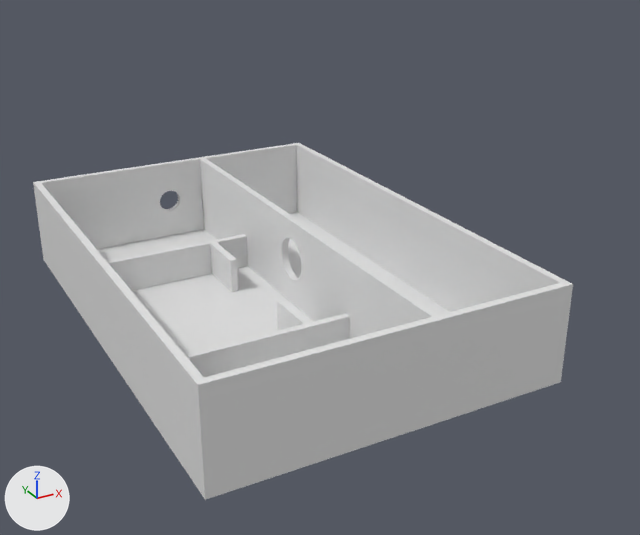
What one commit did to the Blender file resources/case/base.blend.
Both versions are drawn from a camera (50 mm lens) standing at (-94.0, -202.0, 111.0) and looking at (19.0, 2.0, 8.0). The axes (+X, +Y, +Z) are drawn at lower left. The lights are the same throughout.

The scene before the commit, as lines of its bpy script (objects in view):
```python
me_cube = bpy.data.meshes.new('Cube')
me_cube.from_pydata(...)  # 240 vertices, 159 faces; spans x -45.5..46.4, y -68.0..68.0, z -0.5..25.5
me_cube.materials.append(mat_material)  # white #e7e7e7
ob_cube = bpy.data.objects.new('Cube', me_cube)
ob_cube.location = (0.0, 0.0, 0.0)
```
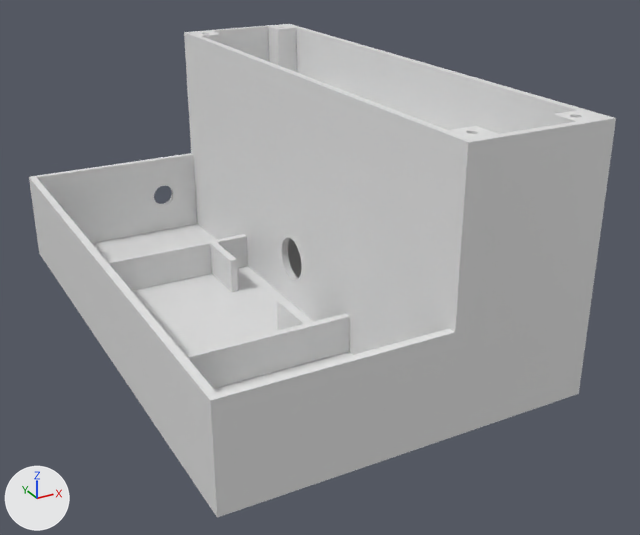
Pixel boxes (x1, y1, x2, y2) of what changed, in the pictures (640 x 535 px):
'Cube', reshaped (9% wider, 38% taller): before (33, 143, 573, 500); after (29, 24, 616, 518)
'Cube.002', added: after (268, 25, 297, 72)
'Cube.003', added: after (552, 110, 600, 125)
'Cube.005', added: after (449, 126, 498, 138)
'Cube.004', added: after (194, 31, 221, 43)

Edits to the bpy script that builds the scene:
```text
Change me_cube:
    used by ob_cube; location = (0.0, 0.0, 0.0)
    remove me_cube.from_pydata(...)  # 240 vertices, 159 faces; spans x -45.5..46.4, y -68.0..68.0, z -0.5..25.5
    add me_cube.from_pydata(...)  # 363 vertices, 280 faces; spans x -45.5..46.4, y -74.0..74.0, z -0.5..65.6
    me_cube part 1
    2 vertices are removed from x 10.5, y 66.0..68.0, z 25.5
    20 faces are deleted
    87 vertices in x -45.5..46.4, y 66.0..68.0, z -0.5..25.5 move by (0.0, 6.0, 0.0)
    24 vertices in x -45.5..46.4, y -68.0..-66.0, z -0.5..25.5 move by (0.0, -6.0, 0.0)
    1 vertex moves from x 10.5, y -68.0, z 25.5 to x 10.5, y -72.0, z 25.5
    23 vertices are added at x 8.5..46.4, y -74.0..74.0, z 25.5..65.6
    21 new vertices lie (0.0, 0.0, 21.1) away from vertices in x 8.5..46.4, y -74.0..74.0, z 25.5
    20 new vertices lie (0.0, 0.0, 2.0) away from vertices in x 8.5..46.4, y -74.0..74.0, z 46.6
    20 new vertices lie (0.0, 0.0, 17.0) away from vertices in x 8.5..46.4, y -74.0..74.0, z 48.6
    15 new vertices lie (-34.0, 0.0, 0.0) away from vertices in x 44.5, y -74.0..74.0, z 25.5..65.6
    21 new vertices lie (-2.0, 0.0, 0.0) away from vertices in x 10.5, y -74.0..74.0, z 0.5..65.6
    5 new vertices lie (-34.2, 0.0, 0.0) away from vertices in x 44.5, y -72.0..72.0, z 46.6..48.6
    141 new faces join them
Add me_cube_007:
    me_cube_007.from_pydata(...)  # 368 vertices, 512 faces; spans x -3.5..3.5, y -3.5..3.5, z -15.9..4.3
Add ob_cube_005:
    ob_cube_005 = bpy.data.objects.new('Cube.005', me_cube_007)
    ob_cube_005.location = (13.9, -68.5, 62.0)
    ob_cube_005.scale = (1.0, 1.0, 0.842)
Add ob_cube_004:
    ob_cube_004 = bpy.data.objects.new('Cube.004', me_cube_007.copy())
    ob_cube_004.location = (14.0, 68.5, 62.0)
    ob_cube_004.scale = (1.0, 1.0, 0.842)
Add ob_cube_003:
    ob_cube_003 = bpy.data.objects.new('Cube.003', me_cube_007.copy())
    ob_cube_003.location = (41.0, -68.5, 62.0)
    ob_cube_003.scale = (1.0, 1.0, 0.842)
Add ob_cube_002:
    ob_cube_002 = bpy.data.objects.new('Cube.002', me_cube_007.copy())
    ob_cube_002.location = (40.9, 68.5, 62.0)
    ob_cube_002.scale = (1.0, 1.0, 0.842)
```
